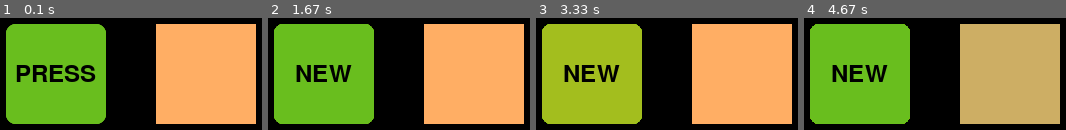
Above: before the commit, frames 1-4 (left to right).
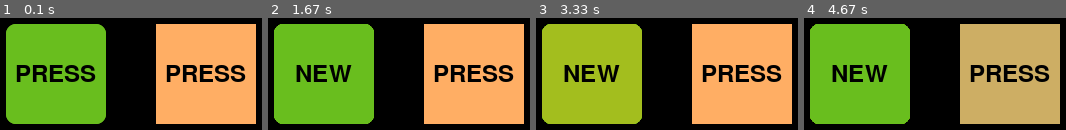
Above: after the commit, the same moments.

Repository: AndreSamusenko/pygame_gui
Game: pygame game, started from example.py
Same seed, same stepped clock (60 frames per second), same inputs: the game is played once before the commit and once after it.
Inputs (mouse positions are in pixels of both pictures, inside the frame that each line leads up to):
- Up to frame 1 (0.1 s): no input
- Up to frame 2 (1.67 s): click "PRESS" at 0.42 s; click (outside the picture) at 0.77 s
- Up to frame 3 (3.33 s): click "NEW" at 2.1 s; click (653, 26) at 2.43 s; click "NEW" at 3.27 s
- Up to frame 4 (4.67 s): click (outside the picture) at 3.6 s; click (1010, 74) at 4.43 s, where only the run after the commit has a clickable "PRESS"

The runs differ from the first frame. In frame 1, 2.9% of the frame differs, in the area x 2-94%, y 5-95%; in frame 2, 2.9%; in frame 3, 2.9%; in frame 4, 2.8%.

Commit message:
Example of function with args

Diff:
--- a/Button.py
+++ b/Button.py
@@ -7,7 +7,8 @@
     return a_wrapper_accepting_arbitrary_arguments
 
 
-class ButtonBase:
+class ButtonBase(ABC):
+    @abstractmethod
     def __init__(self, width, height, text=None):
         self._height = height
         self._width = width
@@ -40,6 +41,14 @@
     @property
     def center_y(self):
         return self._y + self._height / 2
+
+    @property
+    def text(self):
+        return self.__text
+
+    @text.setter
+    def text(self, text):
+        self.__create_text(text)
 
     def __make_main_state(self):
         screen.blit(self._main_state, (self._x, self._y))
@@ -97,9 +106,6 @@
         self.__font = pygame.font.Font(font, size)
         self.__font_color = color
 
-    def set_text(self, text):
-        self.__create_text(text)
-
 
 class ButtonImage(ButtonBase):
     def __init__(self, width, height,  main_state, hovered_state, pressed_state, text=""):
--- a/example.py
+++ b/example.py
@@ -3,14 +3,14 @@
 from settings import *
 
 
-def printer():
-    print("Button was cliked")
+def printer(sender=None):
+    print("Button", sender, "was cliked")
 
 
 Button1 = ButtonImage(100, 100, main_state_img, pressed_state_img, pressed_state_img, "PRESS")
-Button1.set_action(printer)
-Button2 = ButtonForm(100, 100, (255, 174, 100), (205, 174, 100), (105, 174, 100))
-Button2.set_action(printer)
+Button1.set_action(lambda: printer(Button2))
+Button2 = ButtonForm(100, 100, (255, 174, 100), (205, 174, 100), (105, 174, 100), "PRESS")
+Button2.set_action(lambda: printer(Button2))
 
 
 while True:
@@ -20,9 +20,9 @@
             exit()
         if event.type == pygame.MOUSEBUTTONDOWN:
             MB_CLICKED = True
-            Button1.set_text("NEW")
+            Button1.text = "NEW"
     Button1.render(300, 300, MB_CLICKED)
     Button2.render(450, 300, MB_CLICKED)
     pygame.display.update()
     MB_CLICKED = False
-    clock.tick(30)
+    clock.tick(15)
--- a/settings.py
+++ b/settings.py
@@ -1,4 +1,5 @@
 import pygame
+from abc import ABC, abstractmethod
 
 pygame.display.set_caption("GUI test")
 screen = pygame.display.set_mode((800, 500))
